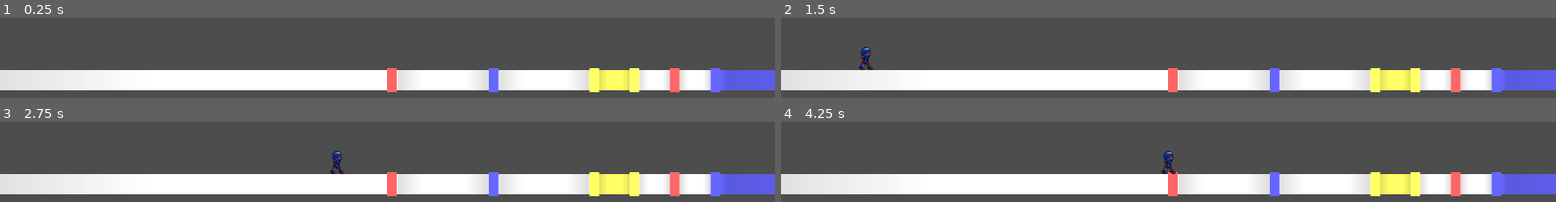
Above: before the commit, frames 1-4 (two rows, left to right).
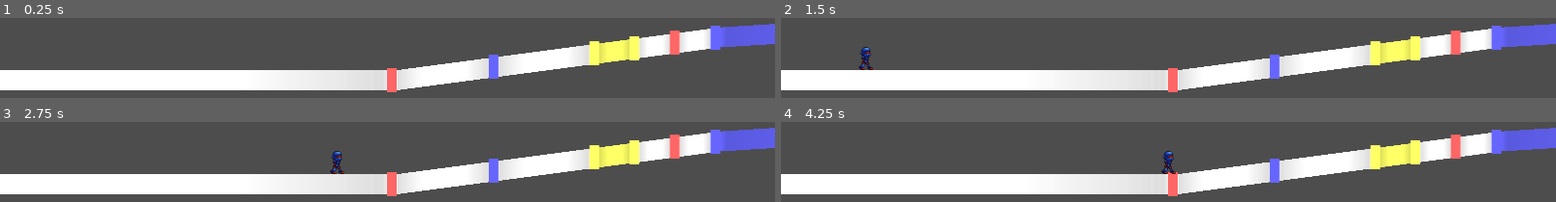
Above: after the commit, the same moments.

Repository: junu192857/Vexatonic-dash-2
Game: Godot game, scene res://Scenes/RhythmScene.tscn
Same seed, same stepped clock (60 frames per second), same inputs: the game is played once before the commit and once after it. Sound files missing from this copy of the repository are replaced by a short silence.
Inputs:
- Up to frame 1 (0.25 s): no input
- Up to frame 2 (1.5 s): tap Enter at 0.5 s; hold A (a) 0.53-1.28 s; tap D (d) at 0.8, 1.35 s; tap Space at 1.25 s
- Up to frame 3 (2.75 s): tap K (k) at 1.55 s; hold K (k) from 2.03 s (still down); tap L (l) at 2.3 s
- Up to frame 4 (4.25 s): release K (k) at 2.78 s; tap L (l) at 2.85 s; tap S (s) at 3.05 s; hold S (s) from 3.53 s (still down); tap A (a) at 3.8 s

The runs differ from the first frame. In frame 1, 22% of the frame differs, in the area x 0-100%, y 7-93%; in frame 2, 22%; in frame 3, 22%; in frame 4, 22%.

Commit message:
경사진 Connector 찍기
중간에 꺾이지 않고 경사진 Connector를 찍을 수 있게 됨

Diff:
--- a/vexatonic-dash-2/Charts/test.csv
+++ b/vexatonic-dash-2/Charts/test.csv
@@ -14,7 +14,7 @@
 
 LANE 0
 0 0
-12000 0
+3000 200
 END
 
 LANE 1
--- a/vexatonic-dash-2/Scripts/Connector.gd
+++ b/vexatonic-dash-2/Scripts/Connector.gd
@@ -18,18 +18,22 @@
 		var start_height = p_lane.get_height(start_time)
 		for kf in p_lane.keyframes:
 			if kf.x > start_time:
-				calculated_delta_y = kf.y - start_height
-				connector_ended = false
+				if kf.x >= end_time:
+					calculated_delta_y = p_lane.get_height(end_time) - start_height
+				else:
+					calculated_delta_y = kf.y - start_height
+					connector_ended = false
+					#TODO: connector 이어서 만들기
 				break
 
 	data = ConnectorData.new(p_color, Setting.get_posx_from_time(end_time - start_time), calculated_delta_y)
 
 func _ready():
 	polygon.polygon = PackedVector2Array([
-		Vector2(0,-25-data.delta_y), #좌상
+		Vector2(0,-25), #좌상
 		Vector2(data.length,-25-data.delta_y), #우상
 		Vector2(data.length,25-data.delta_y), #우하
-		Vector2(0,25-data.delta_y) #좌하
+		Vector2(0,25) #좌하
 	])
 	polygon.uv = PackedVector2Array([
 		Vector2(0,0),
--- a/vexatonic-dash-2/Scripts/RhythmManager.gd
+++ b/vexatonic-dash-2/Scripts/RhythmManager.gd
@@ -139,7 +139,11 @@
 func place_note(data:NoteData, pos_x: float, original:bool) -> Node2D:
 	var note = NOTE_SCENE.instantiate() as Node2D
 	note.set_data(data)
-	note.position = Vector2(pos_x, -Lane.find_lane(lanes, data.lane).get_height(data.time) if original else 0)
+	var lane = Lane.find_lane(lanes, data.lane)
+	if original:
+		note.position = Vector2(pos_x, -lane.get_height(data.time))
+	else:
+		note.position = Vector2(pos_x, -(lane.get_height(data.end_time) - lane.get_height(data.time)))
 	#print("Place Note at %f"% pos_x)
 	return note
 
@@ -154,7 +158,7 @@
 
 func place_initial_connector():
 	var connector = CONNECTOR_SCENE.instantiate() as Node2D
-	connector.position = Vector2(-1000,0)
+	connector.position = Vector2(-1500,0)
 	connector.set_connector_data(-1, -3000, 0)
 	add_child(connector)
 
